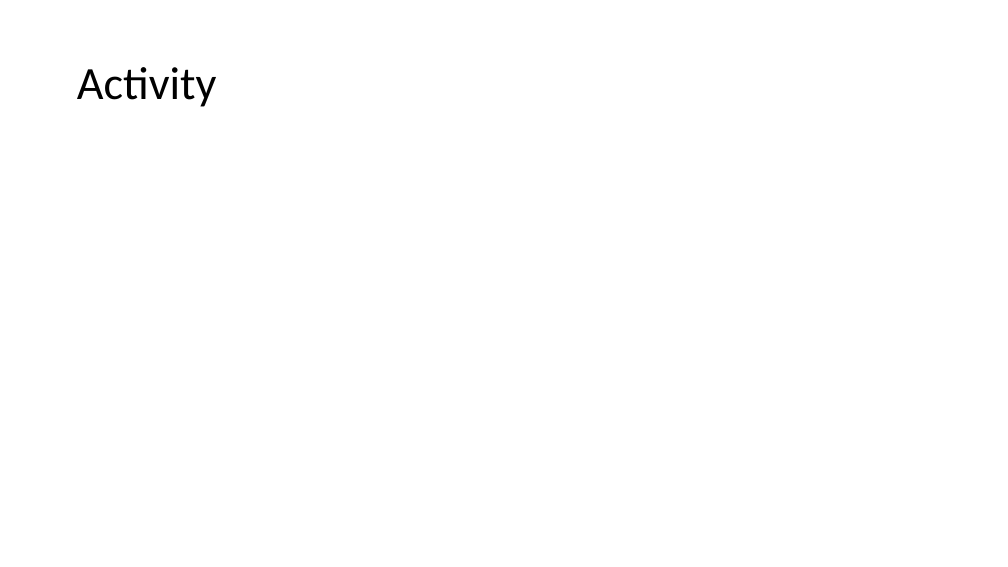
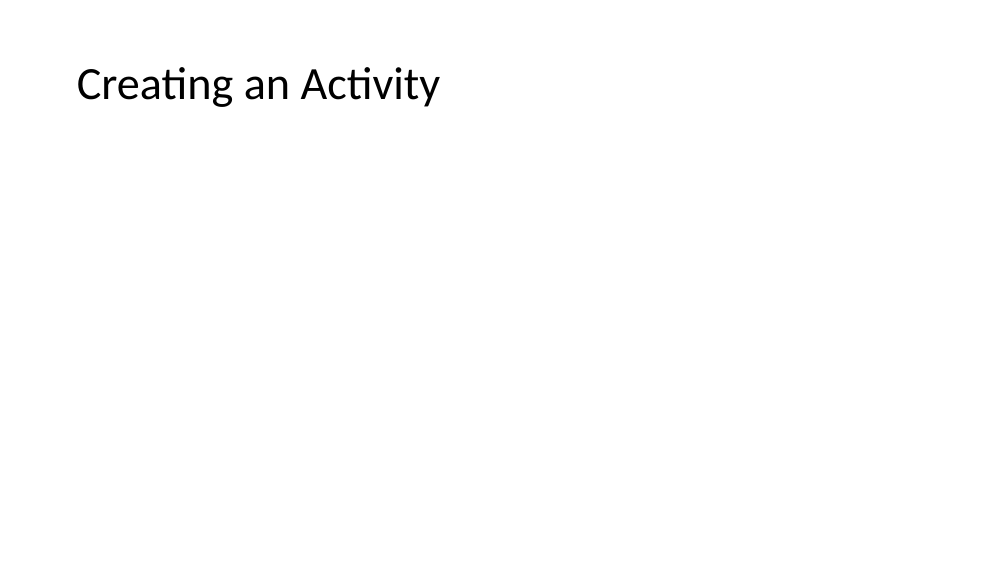
Before and after one commit to Batch-xx/Android-Lunch-Learn, a slide deck: slide 4 of slides/Android Studio_Activities_Fragments.pptx (slide 3 before the commit). Drawn at 1008x567 pixels with LibreOffice and Linux fonts; fonts in the diff are those of the drawing. Boxes give left, top, right and bottom in pixels: in the first picture for what was removed or moved away, otherwise in the second. Text is boxed around its words. In the diff, an @@ line names an element or a change of style, - is before the commit and + after.

Commit message:
Document: added activity

```diff
--- a/slides/Android Studio_Activities_Fragments.pptx
+++ b/slides/Android Studio_Activities_Fragments.pptx
@@ title at <box>77,67,441,107</box>: text changed @@
-Activity
+Creating an Activity
```
Also in this commit, not shown: 1 other slide changed, 1 slide added.
